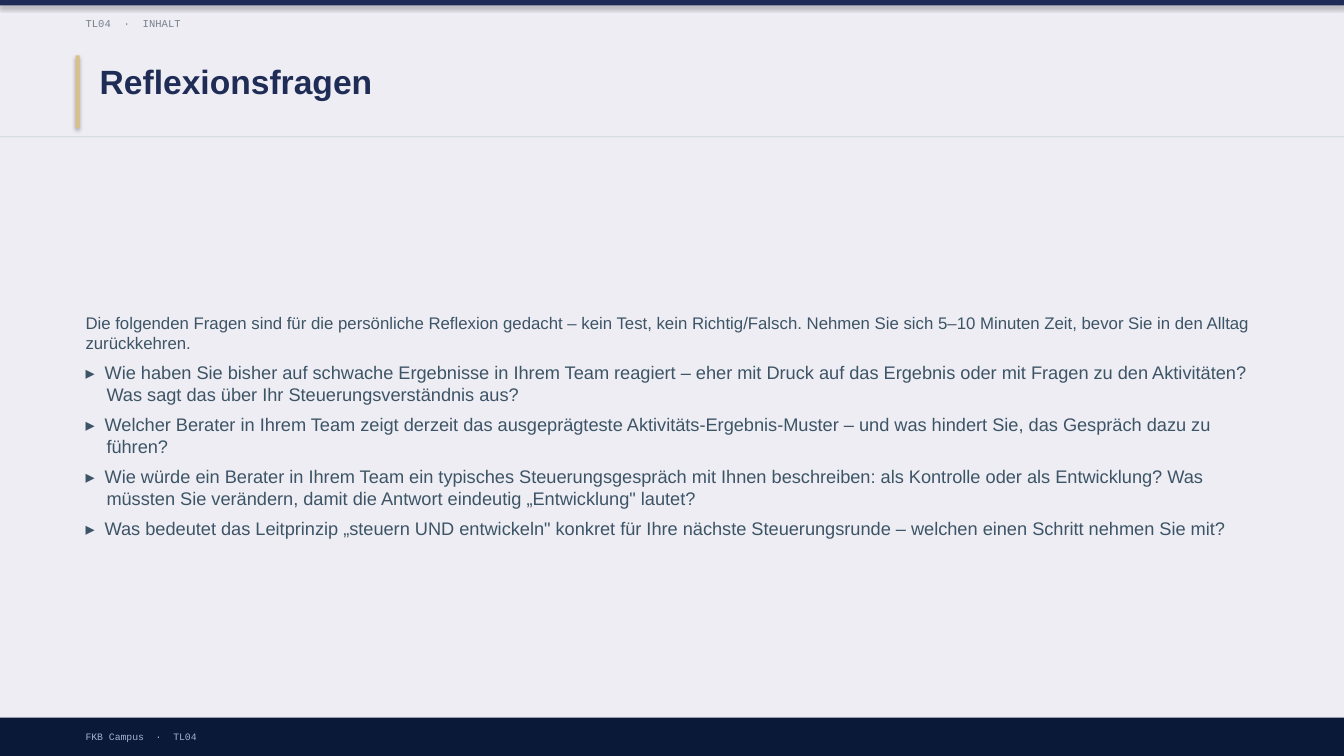
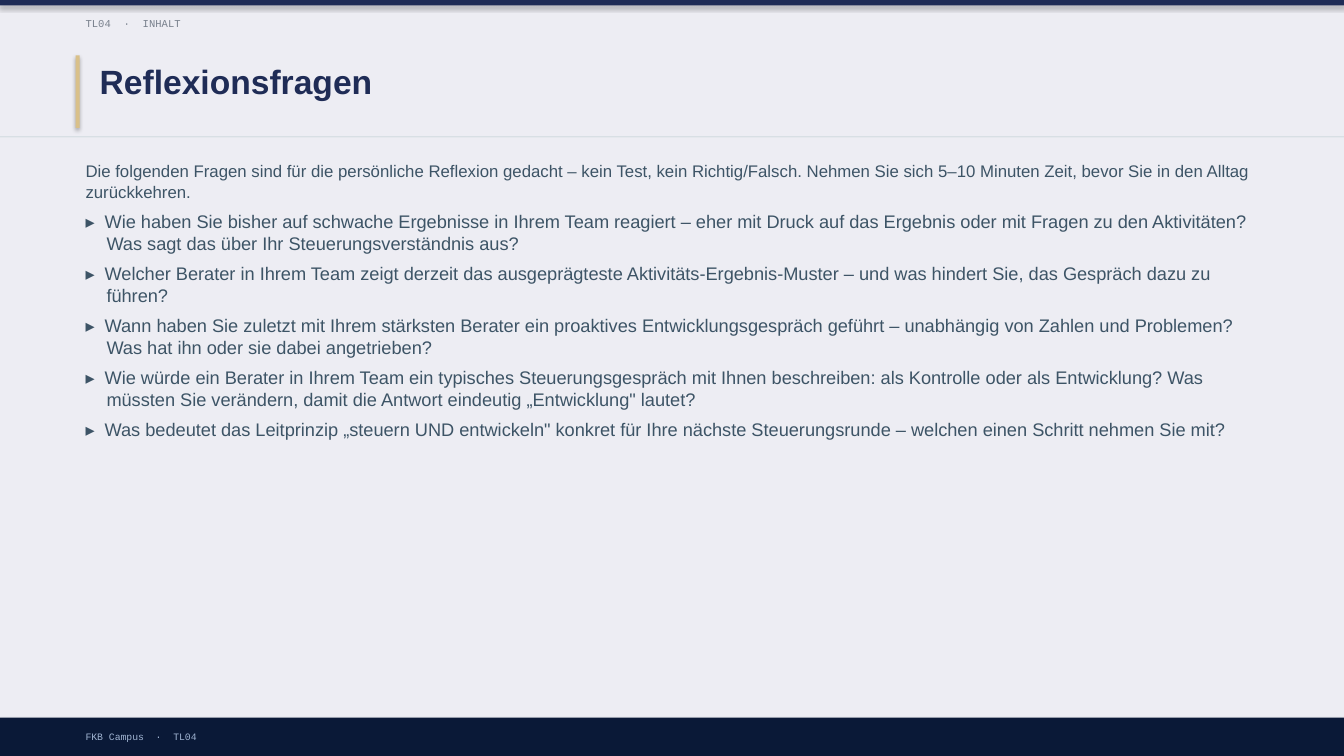
Before and after one commit to ck5rqc47pr-byte/firmenkundenakademie-online, a slide deck: slide 10 of protected-downloads/praesentation/TL04.pptx. Drawn at 1344x756 pixels with LibreOffice and Linux fonts; fonts in the diff are those of the drawing. Boxes give left, top, right and bottom in pixels: in the first picture for what was removed or moved away, otherwise in the second. Text is boxed around its words. In the diff, an @@ line names an element or a change of style, - is before the commit and + after.

```diff
--- a/protected-downloads/praesentation/TL04.pptx
+++ b/protected-downloads/praesentation/TL04.pptx
@@ text "Die folgenden Fragen sind für ..." at [86,165,1249,440]: vertical alignment middle to top @@
@@ text at [105,319,1233,358]: paragraph added @@
+▸ Wann haben Sie zuletzt mit Ihrem stärksten Berater ein proaktives Entwicklungsgespräch geführt – unabhängig von Zahlen und Problemen? Was hat ihn oder sie dabei angetrieben?
```
Also in this commit, not shown: 2 other slides changed, 8 other files.
